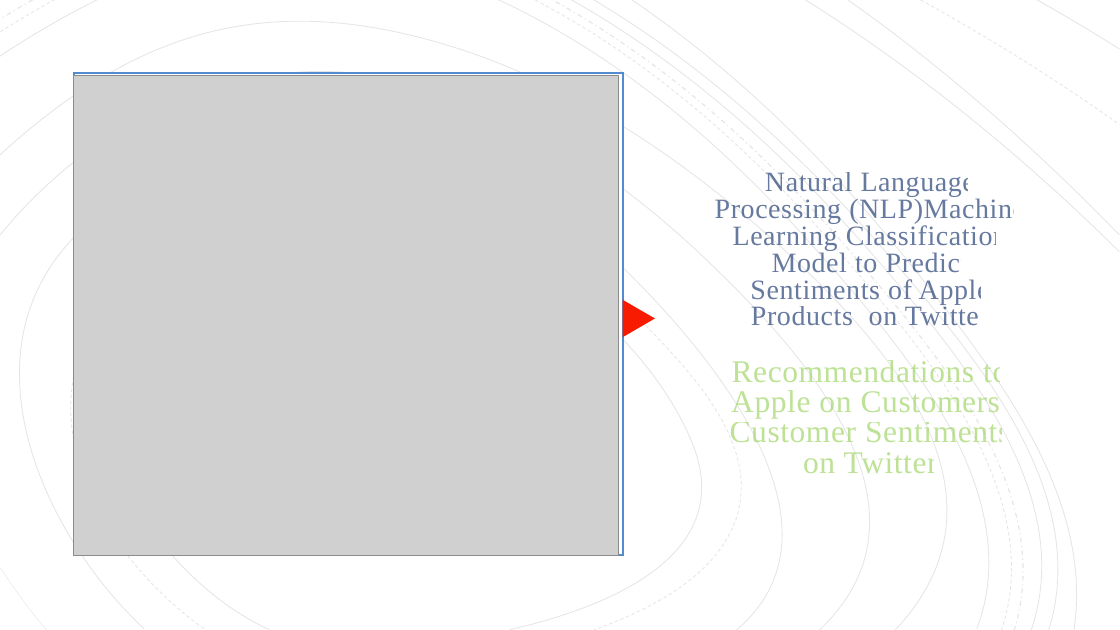
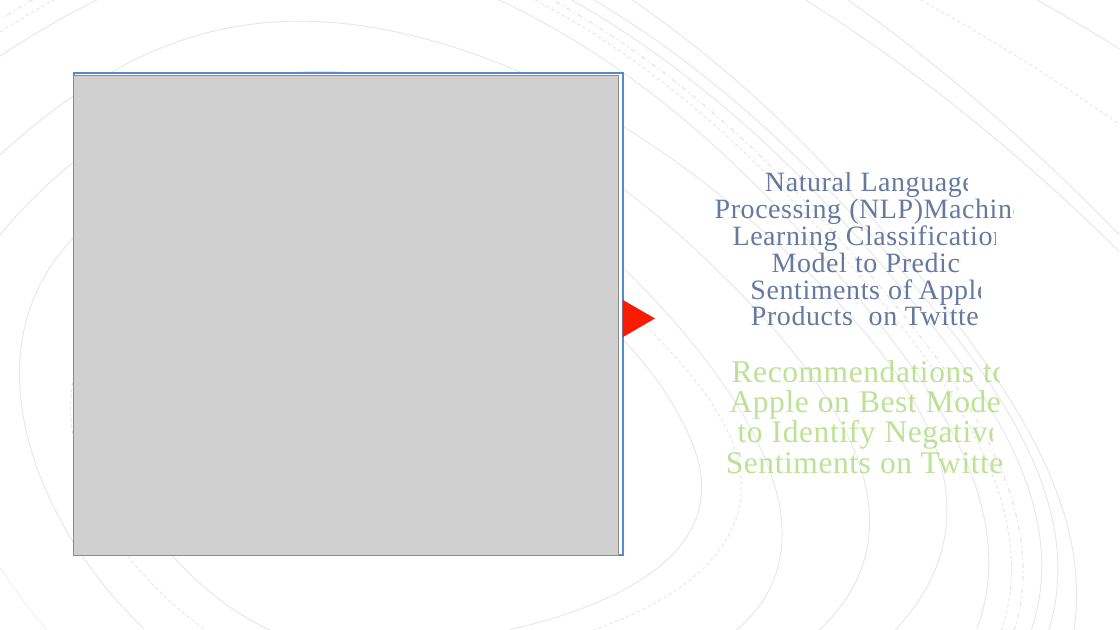
Before and after one commit to WambuiMunene/Natural-Language-Processing-Sentiment-Analysis-on-Tweets, a slide deck: slide 1 of Presentation.pptx. Drawn at 1120x630 pixels with LibreOffice and Linux fonts; fonts in the diff are those of the drawing; grey boxes stand for pictures. Boxes give left, top, right and bottom in pixels: in the first picture for what was removed or moved away, otherwise in the second. Text is boxed around its words. In the diff, an @@ line names an element or a change of style, - is before the commit and + after.

```diff
--- a/Presentation.pptx
+++ b/Presentation.pptx
@@ title at (715, 172, 1025, 473): text changed @@
-Natural Language Processing (NLP)Machine Learning Classification Model to Predict Sentiments of Apple Products on Twitter
-Recommendations to Apple on Customers’ Customer Sentiments on Twitter
+Natural Language Processing (NLP)Machine Learning Classification Model to Predict Sentiments of Apple Products on Twitter
+Recommendations to Apple on Best Model to Identify Negative Sentiments on Twitter
```
Also in this commit, not shown: 8 other slides changed, 3 other files.
